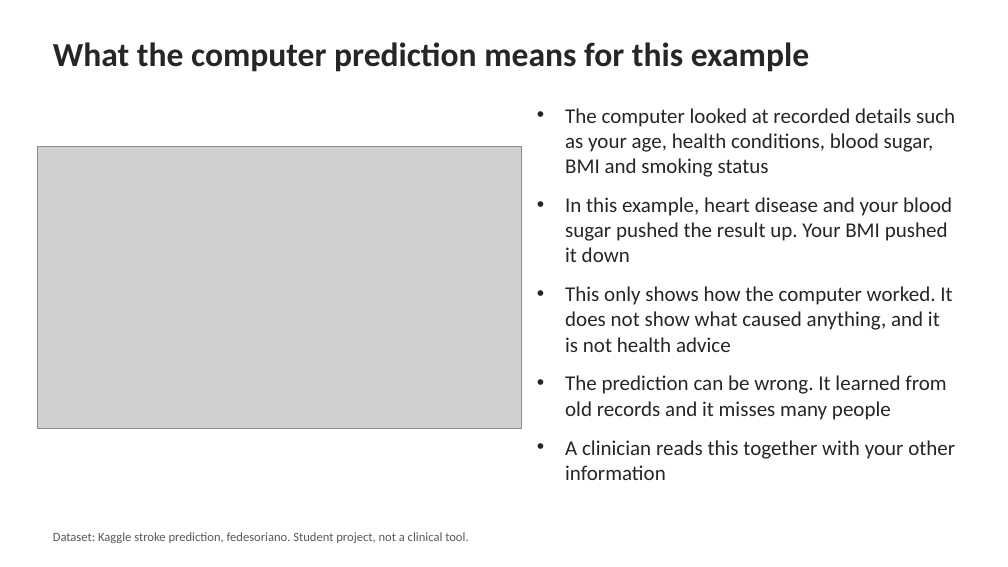
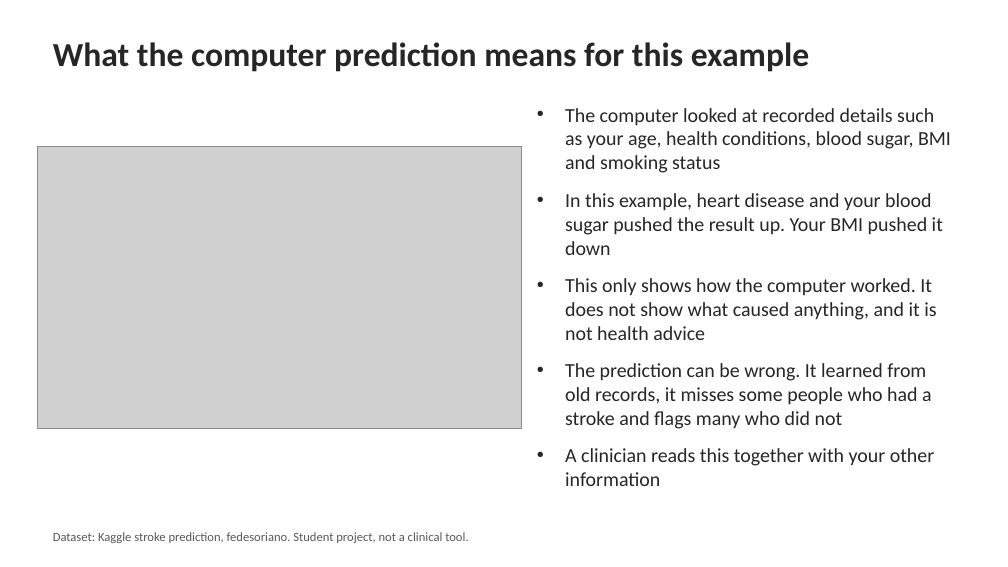
Before and after one commit to altaterm/xai-stroke-shap, a slide deck: slide 3 of outputs/slides/Stroke_SHAP_Slides.pptx. Drawn at 1008x567 pixels with LibreOffice and Linux fonts; fonts in the diff are those of the drawing; grey boxes stand for pictures. Boxes give left, top, right and bottom in pixels: in the first picture for what was removed or moved away, otherwise in the second. Text is boxed around its words. In the diff, an @@ line names an element or a change of style, - is before the commit and + after.

```diff
--- a/outputs/slides/Stroke_SHAP_Slides.pptx
+++ b/outputs/slides/Stroke_SHAP_Slides.pptx
@@ text at [565, 108, 951, 486]: size 20 to 19 pt in "The computer looked at recorded details such ...", "In this example, heart disease and your ...", "This only shows how the computer worked. ...", "A clinician reads this together with your ..." @@
@@ text at [565, 363, 932, 429]: text changed; size 20 to 19 pt @@
-• The prediction can be wrong. It learned from old records and it misses many people
+• The prediction can be wrong. It learned from old records, it misses some people who had a stroke and flags many who did not
```
Also in this commit, not shown: 2 other slides changed, 13 other files.
